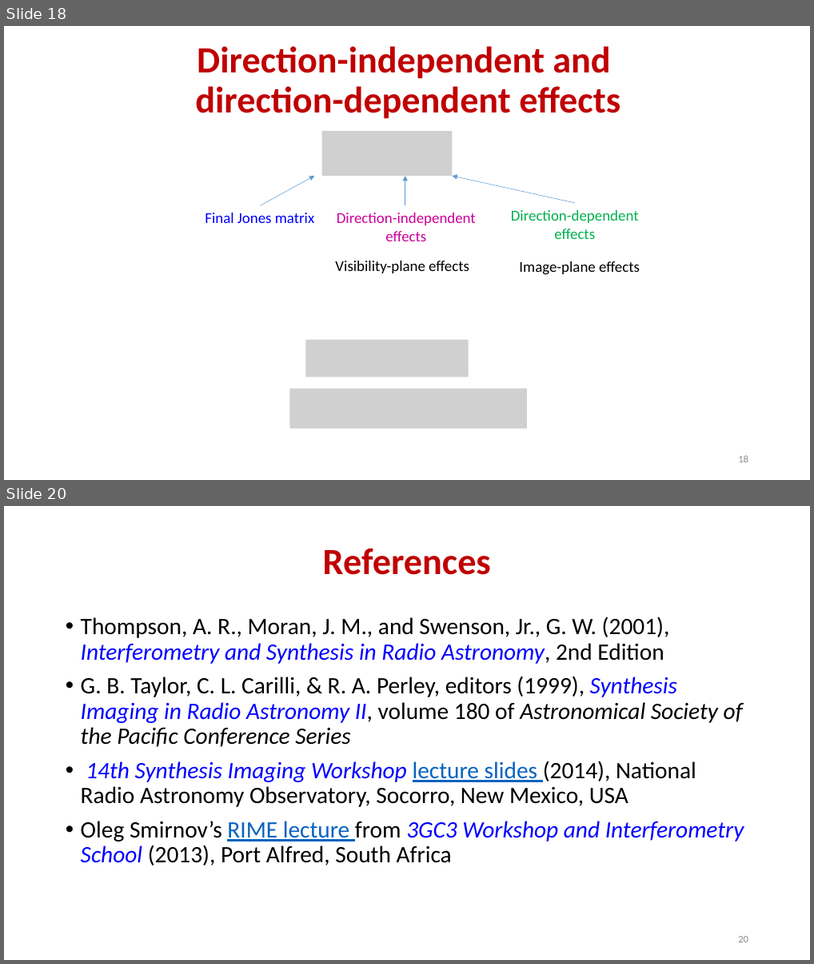
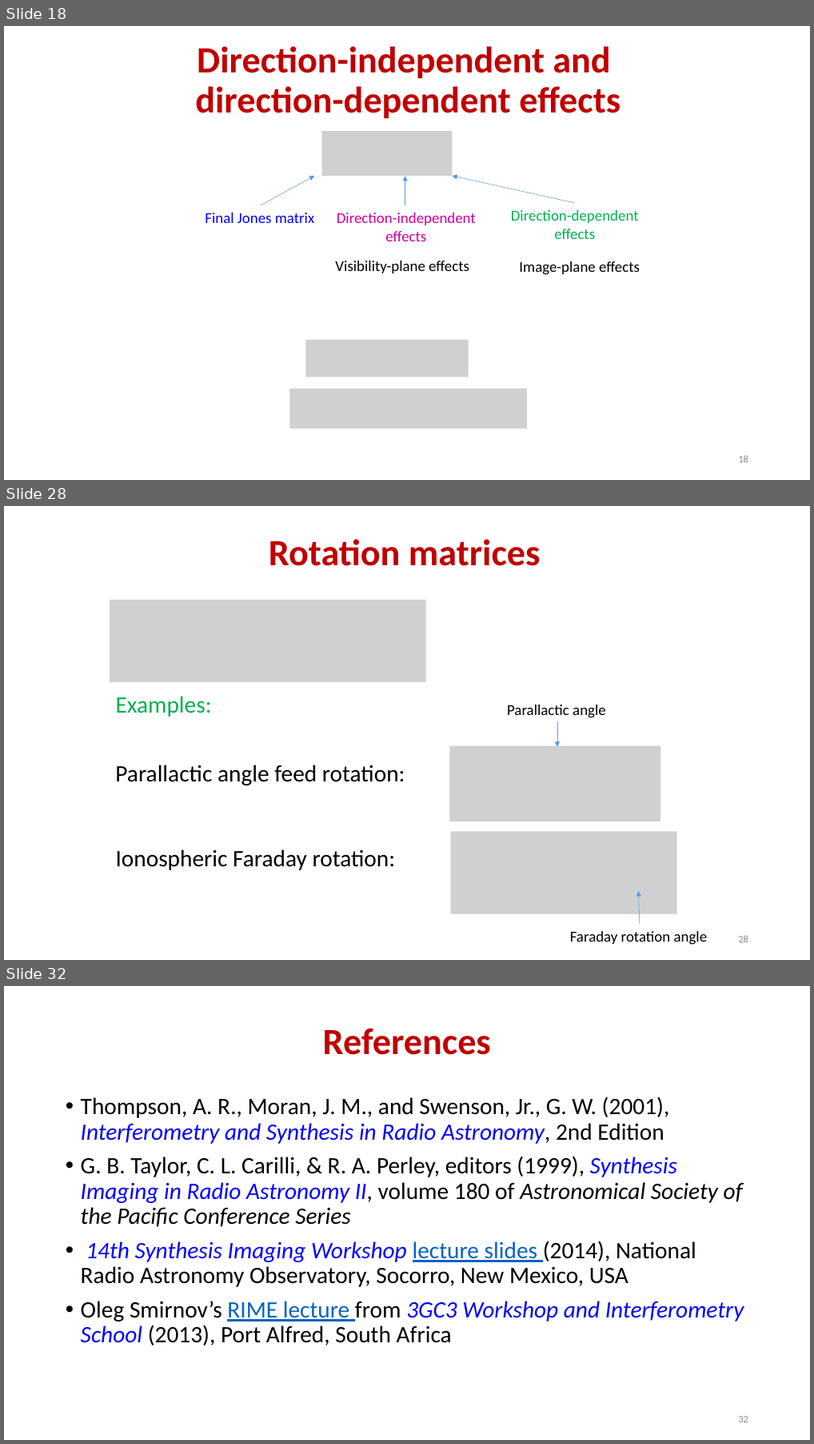
Before and after one commit to ratt-ru/ratt-interferometry-course, a slide deck: lectures/calibration/RIME.pptx. Shown one above the other, each under a label of ours: slides 18 and 20 before the commit, slides 18, 28 and 32 after it; the slides between them are not shown. The pictures are 814x964 and 814x1444 pixels, drawn with LibreOffice and Linux fonts; fonts in the diff are those of the drawing; grey boxes stand for pictures. Boxes give left, top, right and bottom in pixels: in the first picture for what was removed or moved away, otherwise in the second. Text is boxed around its words. In the diff, an @@ line names an element or a change of style, - is before the commit and + after.

```diff
--- a/lectures/calibration/RIME.pptx
+++ b/lectures/calibration/RIME.pptx
@@ slide 28 added at <box>4,506,810,960</box>, background #FFFFFF @@
@@ title added at <box>269,539,541,566</box>, 44 pt, text #C00000, bold @@
+Rotation matrices
@@ picture added at <box>110,600,426,682</box> @@
@@ text added at <box>116,696,212,716</box>, 28 pt, text #00B050 @@
+Examples:
@@ text added at <box>507,704,606,718</box>, 18 pt, text #000000 @@
+Parallactic angle
@@ arrow added from (558, 721) to (558, 747), #5B9BD5 0.5 pt @@
@@ picture added at <box>450,745,661,821</box> @@
@@ text added at <box>115,764,406,785</box>, 28 pt, text #000000 @@
+Parallactic angle feed rotation:
@@ picture added at <box>451,831,678,914</box> @@
@@ text added at <box>116,849,396,870</box>, 28 pt, text #000000 @@
+Ionospheric Faraday rotation:
@@ arrow added from (640, 924) to (639, 891), #5B9BD5 0.5 pt @@
@@ text added at <box>570,931,708,944</box>, 18 pt, text #000000 @@
+Faraday rotation angle
@@ page number added at <box>738,935,749,942</box>, 12 pt, text #8C8C8C @@
+28
@@ what was slide 20 is now slide 32 @@
@@ page number at <box>738,1416,749,1422</box>: text changed @@
-20
+32
```
Also in this commit, not shown: 3 slides changed, 11 other slides added, 2 other files.
